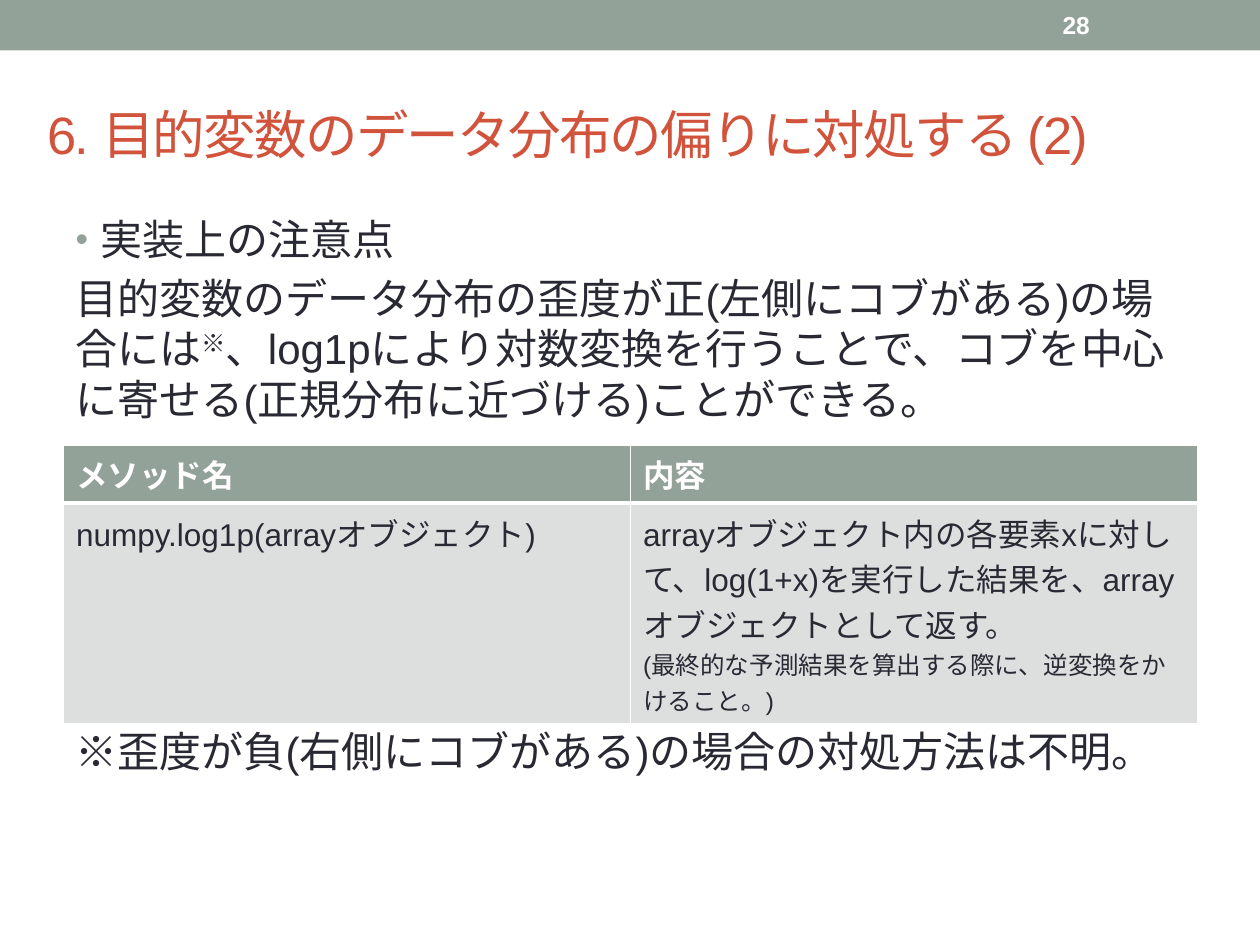
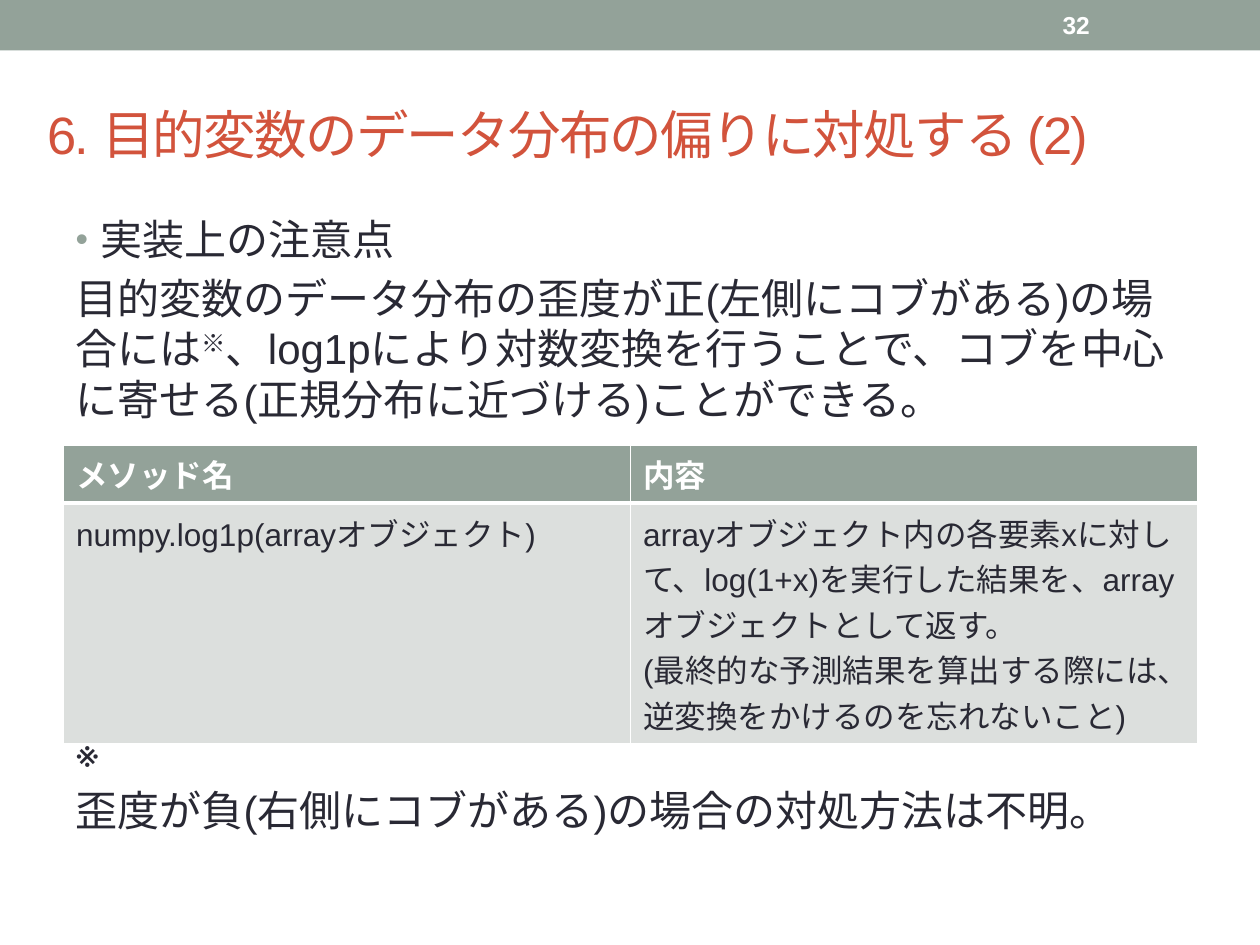
Before and after one commit to topse2018-kaggle/team, a slide deck: slide 32 of k-yoshida/Data Preprocessing.pptx (slide 28 before the commit). Drawn at 1260x945 pixels with LibreOffice and Linux fonts; fonts in the diff are those of the drawing. Boxes give left, top, right and bottom in pixels: in the first picture for what was removed or moved away, otherwise in the second. Text is boxed around its words. In the diff, an @@ line names an element or a change of style, - is before the commit and + after.

```diff
--- a/k-yoshida/Data Preprocessing.pptx
+++ b/k-yoshida/Data Preprocessing.pptx
@@ page number at [1063,17,1090,34]: text changed @@
-28
+32
@@ table at [63,445,1197,739] @@
-row 2, column 2: arrayオブジェクト内の各要素xに対して、log(1+x)を実行した結果を、arrayオブジェクトとして返す。 / (最終的な予測結果を算出する際に、逆変換をかけること。)
+row 2, column 2: arrayオブジェクト内の各要素xに対して、log(1+x)を実行した結果を、arrayオブジェクトとして返す。 / (最終的な予測結果を算出する際には、逆変換をかけるのを忘れないこと)
@@ text at [76,790,1112,835]: text changed @@
-※歪度が負(右側にコブがある)の場合の対処方法は不明。
+※
+歪度が負(右側にコブがある)の場合の対処方法は不明。
```
Also in this commit, not shown: 27 other slides changed, 5 slides added, 1 slide removed.
